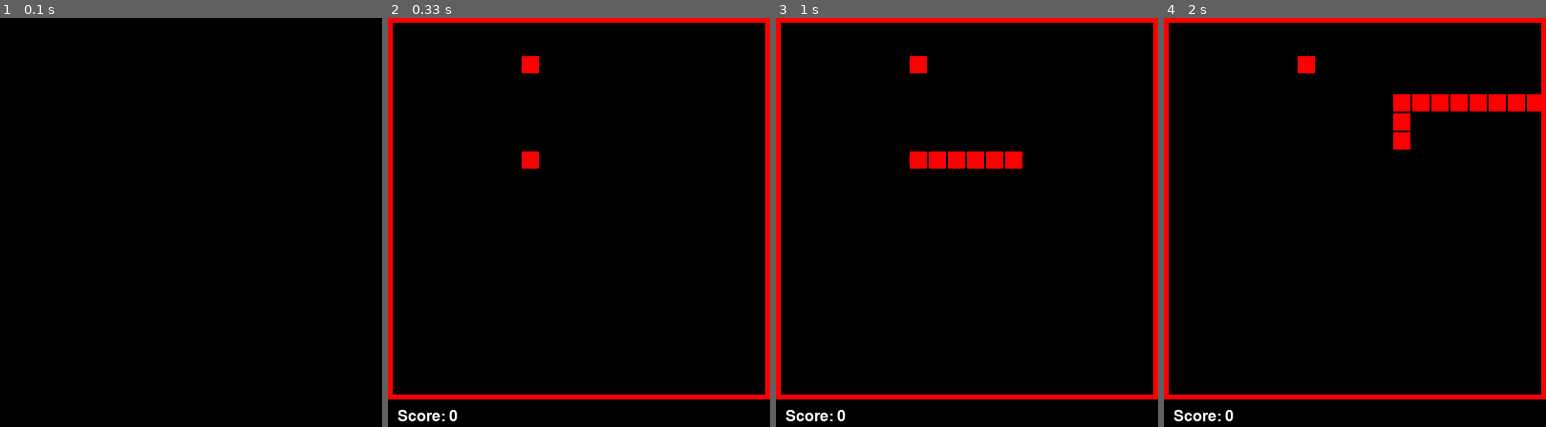
Above: before the commit, frames 1-4 (left to right).
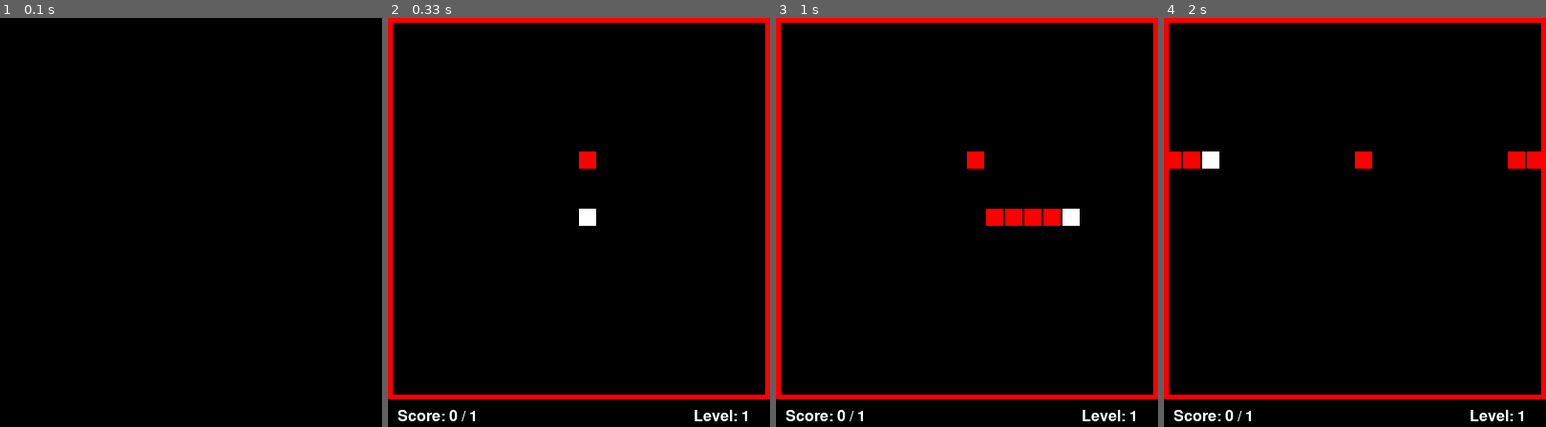
Above: after the commit, the same moments.

Repository: egortrussov/python-projects
Game: pygame game, started from snake_game/script.py
Two runs of this game, one before a commit and one after it. Both use one fixed random seed, a clock stepped at 60 frames per second and the inputs below.
Inputs:
- Up to frame 1 (0.1 s): no input
- Up to frame 2 (0.33 s): no input
- Up to frame 3 (1 s): hold Right 0.33-0.8 s; hold Up from 0.83 s (still down)
- Up to frame 4 (2 s): release Up at 1.13 s; hold Right 1.17-1.63 s

Frame 1 is identical in both runs. In frame 2, 1.0% of the frame differs, in the area x 19-94%, y 9-99%; in frame 3, 2.3%; in frame 4, 3.3%, in the area x 1-99%, y 9-99%.

Commit message:
level system added, new menues added

Diff:
--- a/snake_game/script.py
+++ b/snake_game/script.py
@@ -18,20 +18,50 @@
         self.x  = x
         self.y = y
 
-playerX = 7
-playerY = 7
+playerX = 10
+playerY = 10
 gridSize = 20
 tileC = 20
-appleX = 7
-appleY = 2
+appleX = 10
+appleY = 7
 vx = 0
 vy = 0
 trail = []
-tail = 10
+tail = 5
 score = 0
 direction = ''
 isPlaying = True
 isGameOver = False
+isNextLevelMenu = False
+isFinishGameMenu = False
+level = 1
+goalScore = 1
+levelNum = 3
+
+def reset():
+    global playerX;
+    global playerY
+    global appleX
+    global appleY
+    global trail
+    global tail
+    global score
+    global vx
+    global vy
+    global isPlaying
+    global isGameOver
+
+    playerX = 10
+    playerY = 10
+    appleX = 10
+    appleY = 7
+    trail = []
+    tail = 5
+    vx = 0
+    vy = 0
+    score = 0
+    isPlaying = True
+    isGameOver = False
 
 def drawApple():
     pygame.draw.rect(screen, [255, 0, 0], [
@@ -42,13 +72,35 @@
     ])
 
 def drawGameOverMenu():
-    pygame.draw.rect(screen, [0, 255, 0], [70, 150, 260, 100])
+    pygame.draw.rect(screen, [0, 0, 255], [70, 150, 260, 100])
     pygame.draw.rect(screen, [0, 0, 0], [75, 155, 250, 90])
     gameOverText = font1.render('Game over, noob!', 1, (255, 255, 255))
     restertText = font.render('Press R to restart', 1, (255, 255, 255))
     screen.blit(gameOverText, (105, 165))
     screen.blit(restertText, (130, 205))
 
+def drawNextLevelMenu():
+    global level
+
+    pygame.draw.rect(screen, [0, 255, 0], [70, 60, 260, 300])
+    pygame.draw.rect(screen, [0, 0, 0], [75, 65, 250, 290])
+    gameOverText = font1.render('Congrats!', 1, (255, 255, 255))
+    passedLevelText = font.render('You have passed level ' + str(level) , 1, (255, 255, 255))
+    restertText = font.render('Press Space to continue!', 1, (255, 255, 255))
+    screen.blit(gameOverText, (145, 85))
+    screen.blit(passedLevelText, (100, 115))
+    screen.blit(restertText, (100, 300))
+
+def drawFinishGameMenu():
+    pygame.draw.rect(screen, [0, 255, 0], [70, 60, 260, 300])
+    pygame.draw.rect(screen, [0, 0, 0], [75, 65, 250, 290])
+    gameOverText = font1.render('Congrats!', 1, (255, 255, 255))
+    passedLevelText = font.render('You completed the game!', 1, (255, 255, 255))
+    restertText = font.render('Press Space to restart!', 1, (255, 255, 255))
+    screen.blit(gameOverText, (145, 85))
+    screen.blit(passedLevelText, (100, 115))
+    screen.blit(restertText, (100, 300))
+
 pygame.display.flip()
 
 while (running):
@@ -59,6 +111,24 @@
             exit()
 
     keys = pygame.key.get_pressed()
+
+    if (isGameOver and keys[pygame.K_r]):
+        reset()
+        print(playerX)
+        isGameOver = False
+        isPlaying = True
+
+    if (isNextLevelMenu and keys[pygame.K_SPACE]):
+        reset()
+        level += 1
+        isNextLevelMenu = False
+        isPlaying = True
+
+    if (isFinishGameMenu and keys[pygame.K_SPACE]):
+        reset()
+        level = 1
+        isFinishGameMenu = False
+        isPlaying = True
 
     if (isPlaying):
 
@@ -79,6 +149,13 @@
             vx = 1
             vy = 0
 
+    if (score >= goalScore):
+        isPlaying = False
+        if (level == levelNum):
+            isFinishGameMenu = True
+        else:
+            isNextLevelMenu = True
+
     if isPlaying:
         playerX += vx
         playerY += vy
@@ -87,8 +164,10 @@
     pygame.draw.rect(screen, [255, 0, 0], [0, 0, 400, 400])
     pygame.draw.rect(screen, [0, 0, 0], [5, 5, 390, 390])
 
-    scoreText = font.render(('Score: ' + str(score)), 1, (255, 255, 255))
+    scoreText = font.render(('Score: ' + str(score) + ' / ' + str(goalScore)), 1, (255, 255, 255))
+    levelText = font.render(('Level: ' + str(level)), 1, (255, 255, 255))
     screen.blit(scoreText, (10, 410))
+    screen.blit(levelText, (320, 410))
 
     if (playerX < 0):
         playerX = tileC - 1
@@ -103,7 +182,10 @@
 
     for node in trail:
         index += 1
-        pygame.draw.rect(screen, [255, 0, 0], [
+        nodeColor = [255, 0, 0]
+        if (index == len(trail)):
+            nodeColor = [255, 255, 255]
+        pygame.draw.rect(screen, nodeColor, [
             node.x * gridSize,
             node.y * gridSize,
             gridSize - 2,
@@ -150,6 +232,12 @@
     if (isGameOver):
         drawGameOverMenu()
 
+    if (isNextLevelMenu):
+        drawNextLevelMenu()
+
+    if (isFinishGameMenu):
+        drawFinishGameMenu()
+
 
     pygame.display.update()
 
